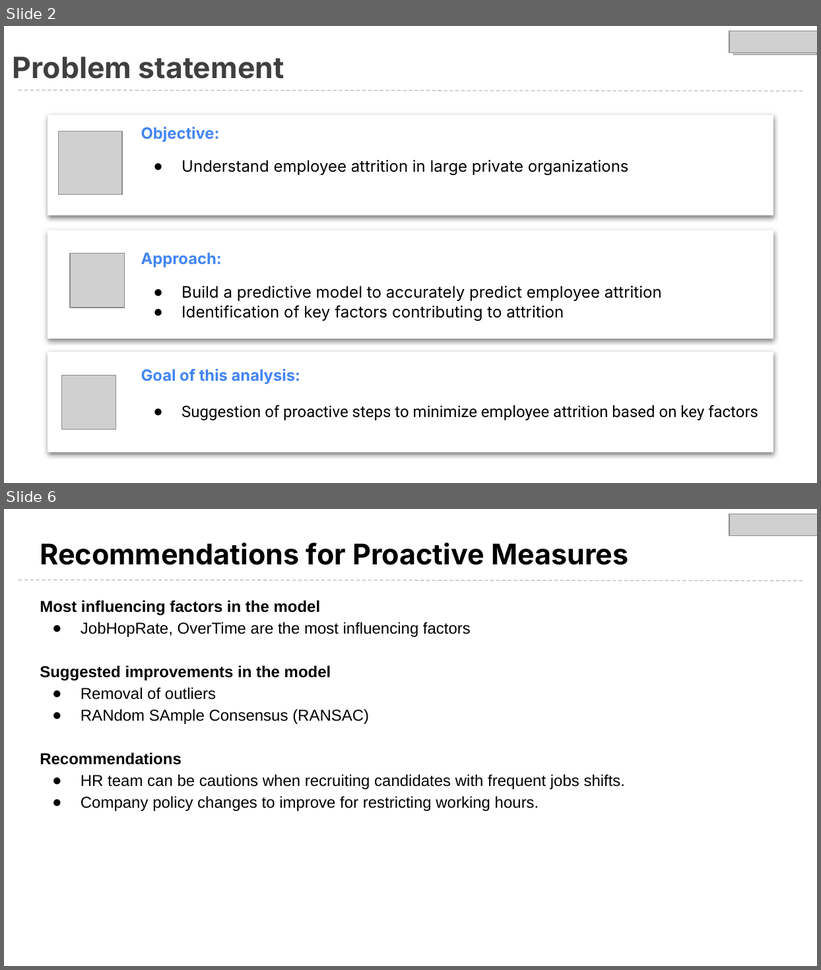
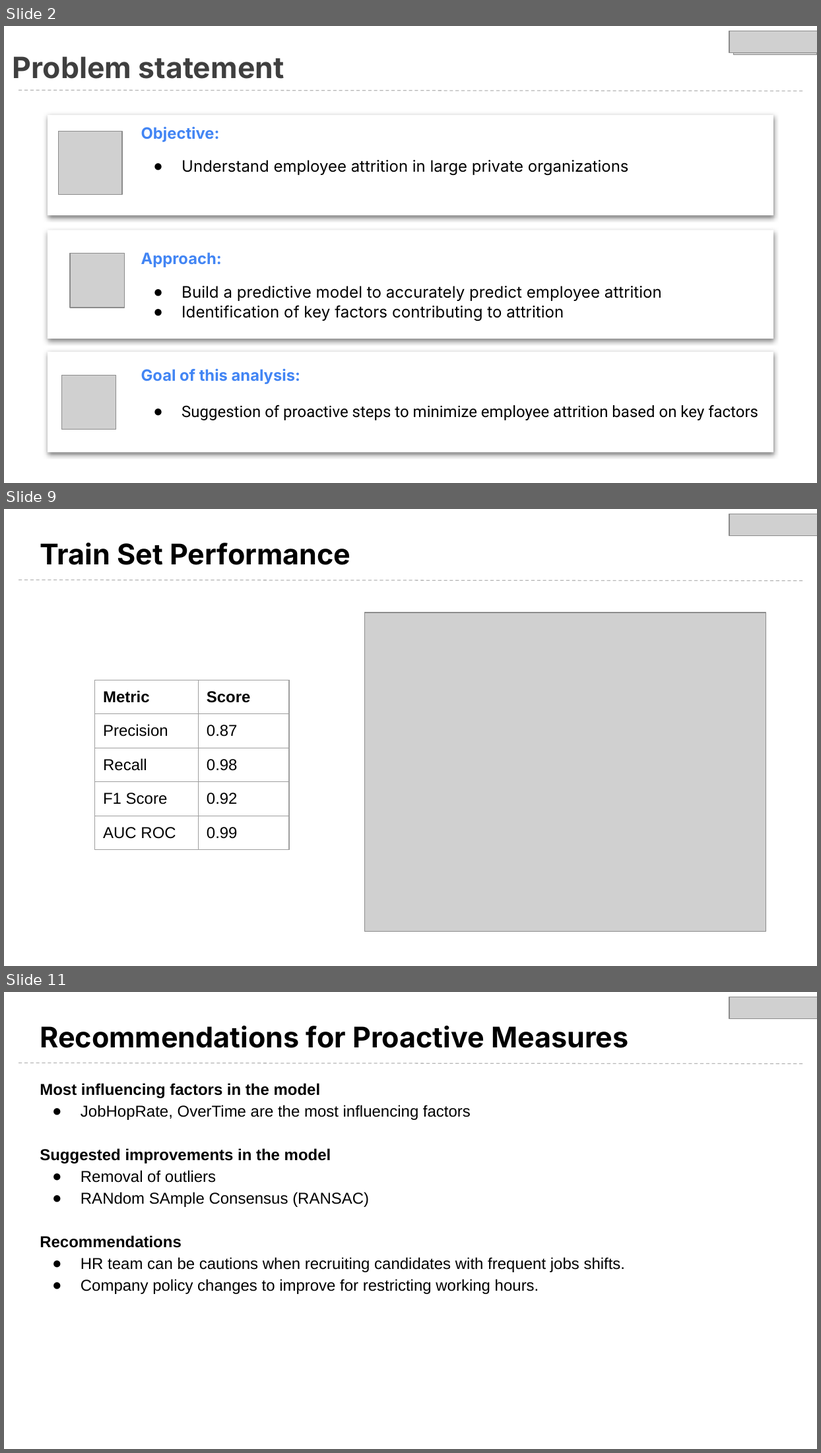
Before and after one commit to ShivamJDS/attrition-predictor, a slide deck: taoiq.pptx. Shown one above the other, each under a label of ours: slides 2 and 6 before the commit, slides 2, 9 and 11 after it; the slides between them are not shown. The pictures are 821x970 and 821x1453 pixels, drawn with LibreOffice and Linux fonts; fonts in the diff are those of the drawing; grey boxes stand for pictures; background and template pictures are left out. Boxes give left, top, right and bottom in pixels: in the first picture for what was removed or moved away, otherwise in the second. Text is boxed around its words. In the diff, an @@ line names an element or a change of style, - is before the commit and + after.

```diff
--- a/taoiq.pptx
+++ b/taoiq.pptx
@@ slide 9 added at [4,509,817,966], background picture (left out) @@
@@ picture added at [729,514,817,536] @@
@@ title added at [40,543,350,565], 25.2 pt, text #000000, bold @@
+Train Set Performance
@@ line added from (19, 580) to (805, 580), #B7B7B7 0.75 pt dashed @@
@@ picture added at [365,612,766,931] @@
@@ table added at [95,680,289,947], 5 rows, 2 columns @@
+Metric | Score
+Precision | 0.87
+Recall | 0.98
+F1 Score | 0.92
+AUC ROC | 0.99
@@ what was slide 6 is now slide 11 @@
```
Also in this commit, not shown: 3 slides changed, 7 other slides added, 5 slides removed, 2 other files.
